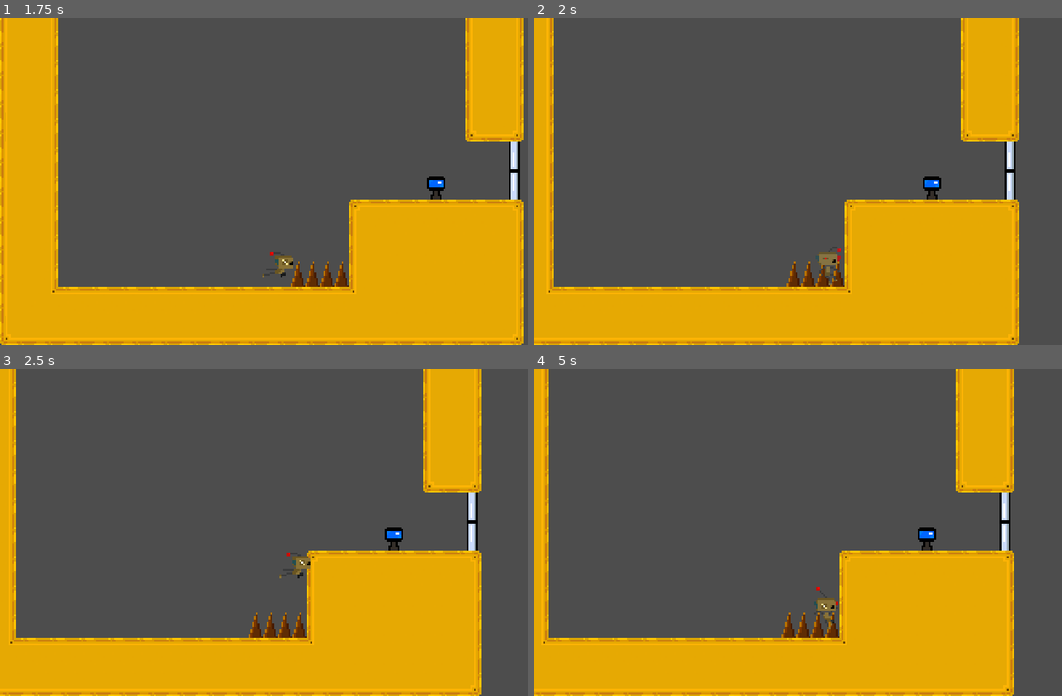
Above: before the commit, frames 1-4 (two rows, left to right).
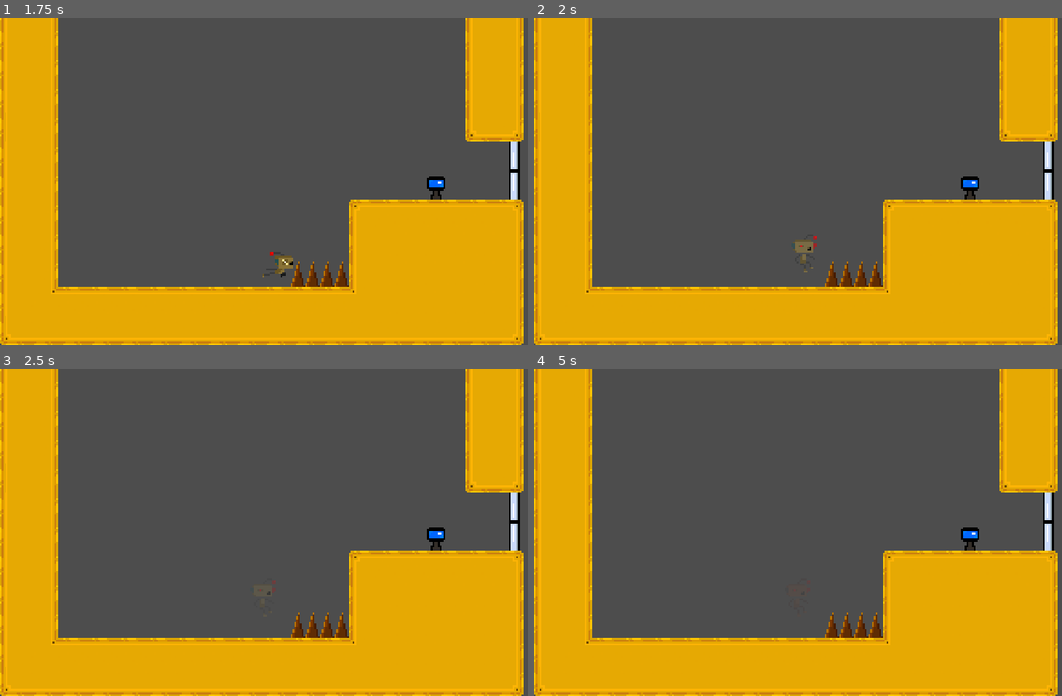
Above: after the commit, the same moments.

Repository: kdreese/gmtk-2024
Game: Godot game, scene res://src/menu/root_menu.tscn
Same seed, same stepped clock (60 frames per second), same inputs: the game is played once before the commit and once after it.
Inputs (mouse positions are in pixels of both pictures, inside the frame that each line leads up to):
- Up to frame 1 (1.75 s): click "Play" at 0.5 s; tap Enter at 1.25 s; move the mouse to (417, 165) at 1.27 s; hold D (move_right) from 1.28 s (still down); tap Shift (dash) at 1.35 s; click (417, 165) at 1.42 s; tap Up (jump) at 1.52 s
- Up to frame 2 (2 s): keep holding D (move_right)
- Up to frame 3 (2.5 s): keep holding D (move_right); move the mouse to (174, 548) at 2.02 s; tap Shift (dash) at 2.1 s; tap Up (jump) at 2.27 s
- Up to frame 4 (5 s): move the mouse to (882, 460) at 2.77 s; release D (move_right) at 2.78 s; hold A (move_left) 2.78-3.53 s; hold E (interact) 2.78-3.53 s; tap Shift (dash) at 3.05, 3.6, 4.35 s; move the mouse to (798, 597) at 3.52 s; hold D (move_right) from 3.53 s (still down); click (798, 597) at 3.67 s; tap Up (jump) at 3.77, 4.52 s; move the mouse to (998, 581) at 4.27 s

Frame 1 is identical in both runs. In frame 2, 21% of the frame differs, in the area x 0-100%, y 0-100%; in frame 3, 22%; in frame 4, 23%.

Commit message:
Added spikes and death sequence

Diff:
--- a/src/game/player.gd
+++ b/src/game/player.gd
@@ -18,9 +18,13 @@
 @export var JUMP_RELEASE_VELOCITY_REDUCTION := 1.8
 @export var COYOTE_TIME_LIMIT := 0.2
 @export var LANDING_JUMP_BUFFER_TIME := 0.05
+@export var PLAYER_DEATH_X_VEL := 50.0
+@export var PLAYER_DEATH_Y_VEL := -50.0
 
 
 var facing_dir := 1
+var is_hurt := false
+var damaging_area: Area2D
 
 # Jump variables
 @export var unlocked_double_jump := true
@@ -55,6 +59,16 @@
 	var deceleration: float
 	var turn_speed: float
 	var max_speed_change: float
+
+	if is_hurt:
+		velocity *= 0.93
+		move_and_slide()
+		var alpha := minf($HurtTimer.time_left, 1.0)
+		if fmod($HurtTimer.time_left, 0.25) > 0.125:
+			$AnimatedSprite2D.modulate = Color(1, 0.6, 0.6, 0.6 * alpha)
+		else:
+			$AnimatedSprite2D.modulate = Color(1, 1, 1, alpha)
+		return
 
 	# Add the gravity.
 	if not is_on_floor():
@@ -133,7 +147,8 @@
 			is_dashing = false
 			is_dash_on_cooldown = true
 			dash_time = 0
-			animated_sprite_2d.play("dash_end")
+			if animated_sprite_2d.animation == "dash":
+				animated_sprite_2d.play("dash_end")
 			swap_collision_states()
 	else:
 		if direction != 0:
@@ -186,5 +201,16 @@
 
 
 func _on_hurt_box_area_entered(area: Area2D) -> void:
+	hurt_player()
+	damaging_area = area
+
+
+func hurt_player() -> void:
+	is_hurt = true
 	animated_sprite_2d.play("hurt")
-	print("area entered")
+	$HurtTimer.start()
+	velocity = Vector2(sign(facing_dir) * -PLAYER_DEATH_X_VEL, PLAYER_DEATH_Y_VEL)
+
+
+func _on_hurt_timer_timeout() -> void:
+	get_tree().reload_current_scene()
--- a/src/game/player.tscn
+++ b/src/game/player.tscn
@@ -67,6 +67,9 @@
 [node name="StepTimer" type="Timer" parent="."]
 wait_time = 0.25
 
+[node name="HurtTimer" type="Timer" parent="."]
+one_shot = true
+
 [node name="HurtBox" type="Area2D" parent="."]
 collision_layer = 0
 collision_mask = 4
@@ -78,4 +81,5 @@
 
 [connection signal="animation_changed" from="AnimatedSprite2D" to="." method="on_animation_changed"]
 [connection signal="timeout" from="StepTimer" to="." method="play_step_sound"]
+[connection signal="timeout" from="HurtTimer" to="." method="_on_hurt_timer_timeout"]
 [connection signal="area_entered" from="HurtBox" to="." method="_on_hurt_box_area_entered"]
